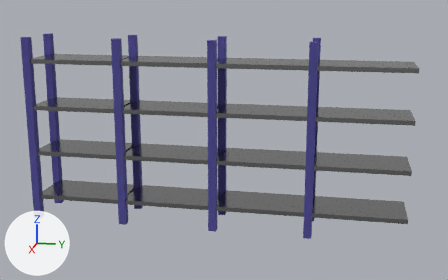
One commit to the glTF model src/models/shelves/shelves-1.glb: the scene before it, then after it.
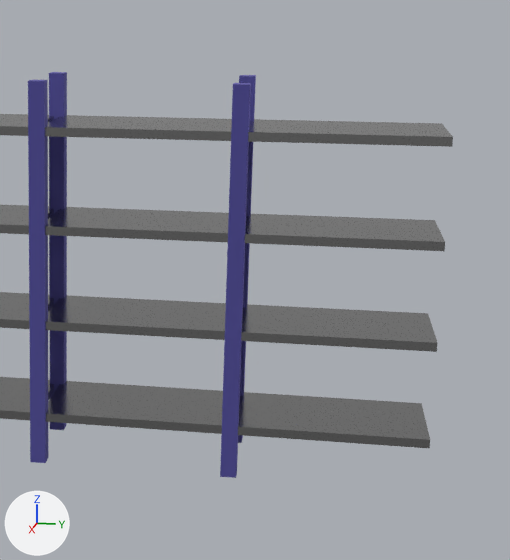
Each version is shown whole from a camera (50 mm lens) standing at (50.5, 26.7, 20.1) and looking at (0.0, 16.6, 7.4), then close up on the part from 43% to 100% of the width and 0% to 100% of the height. Arrows for +X, +Y and +Z are at lower left; the lights stay in place. Vertices at the same position are counted once.

Names of what the first close-up shows: 'shelf-1'.
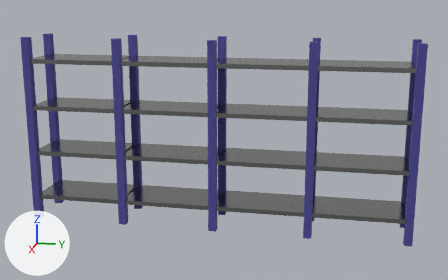
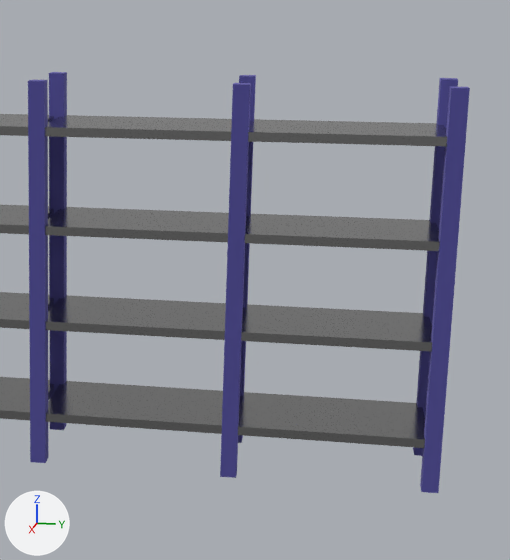
The edits, one by one:
me_cube has 288 vertices, 528 faces and spans x -2.3..2.3, y -0.3..31.9, z 0.0..16.0.
me_cube is used by ob_shelf_1; location (0.0, 0.0, 0.0).
me_cube part 1: a new loose piece, a box spanning x -2.32..-1.68, y 31.68..32.32, z 0.0..16.0, in mat_pillars (blue #7f7bc1).
me_cube part 2: a new loose piece, a box spanning x 1.68..2.32, y 31.68..32.32, z 0.0..16.0, in mat_pillars (blue #7f7bc1).

Location of each change, (x1, y1, x2, y2) in pixels of the close-ups (510 x 560 px):
'shelf-1', reshaped
    before: (0, 72, 453, 478)
    after: (0, 72, 470, 493)
part 1 of me_cube, added (blue)
    after: (413, 78, 458, 456)
part 2 of me_cube, added (blue)
    after: (420, 86, 470, 493)
